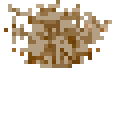
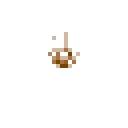
Revision of a layered 128 × 128 image; what changed, layer by layer:
hid "4" over (x1=4, y1=0, x2=112, y2=68)
showed "0" over (x1=48, y1=32, x2=80, y2=68)
